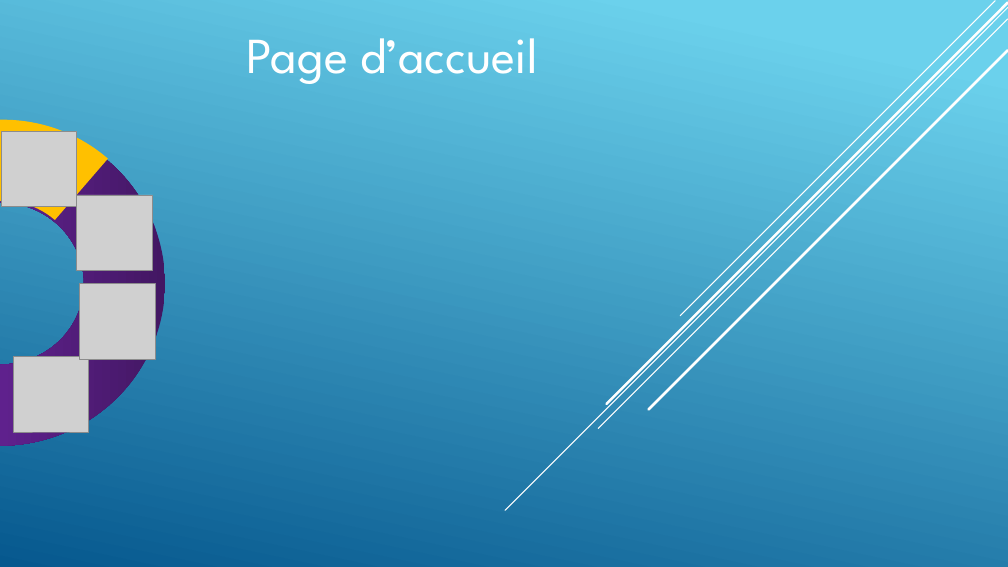
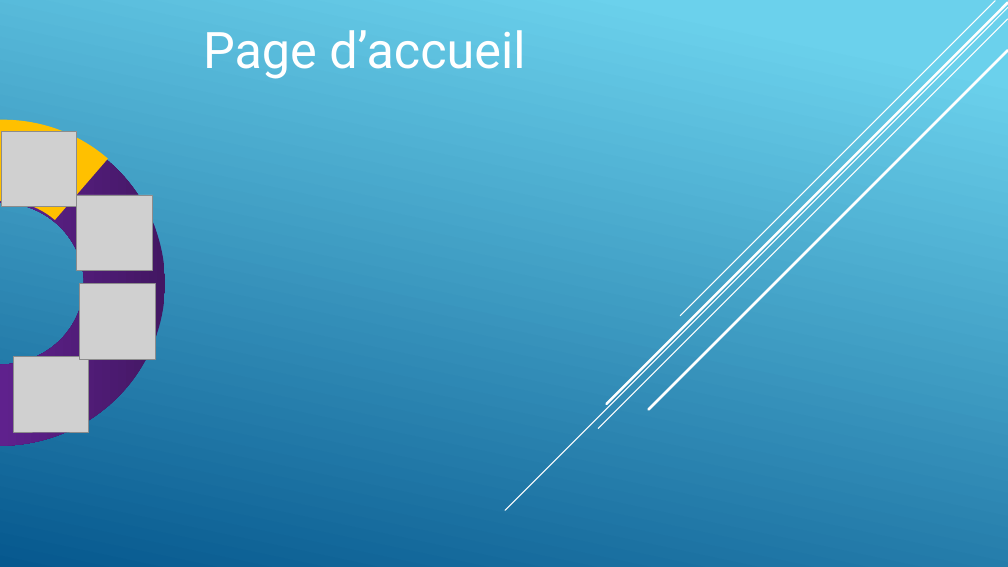
Before and after one commit to Rey700/DM_Genie_logiciel, a slide deck: slide 3 of Fera_Présentation/Diaporama Fera.pptx. Drawn at 1008x567 pixels with LibreOffice and Linux fonts; fonts in the diff are those of the drawing; grey boxes stand for pictures; background and template pictures are left out. Boxes give left, top, right and bottom in pixels: in the first picture for what was removed or moved away, otherwise in the second. Text is boxed around its words. In the diff, an @@ line names an element or a change of style, - is before the commit and + after.

```diff
--- a/Fera_Présentation/Diaporama Fera.pptx
+++ b/Fera_Présentation/Diaporama Fera.pptx
@@ text "Page d’accueil": place and size @@
-text "Page d’accueil" at [247,38,538,84]
+text "Page d’accueil" at [203,30,525,79]
@@ text "Page d’accueil" at [203,30,525,79]: font League Spartan to Roboto @@
```
Also in this commit, not shown: 2 other slides changed, 18 slides added, 2 slides removed, 8 other files.
